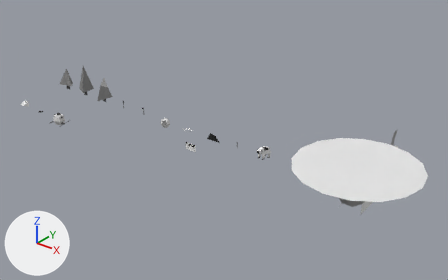
Before and after pictures for a commit that changed the Blender file assets/models.blend.
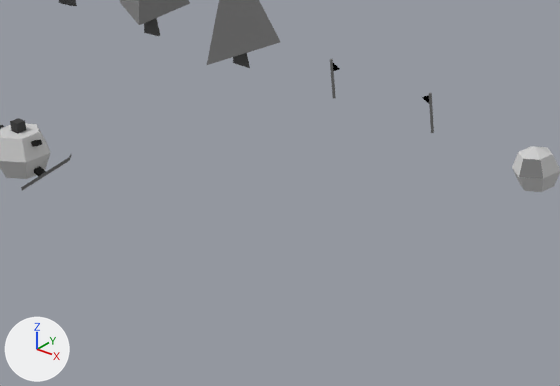
The first picture shows the older version from a 50 mm camera at (182.6, -134.6, 84.7) aimed at (74.5, 0.5, 0.9). The close-ups show both versions on the part from 12% to 38% of the width and 31% to 60% of the height of that picture; other places that the commit changed are outside them. The axes (+X, +Y, +Z) are drawn at lower left. The lights are the same throughout.

Names of what the first close-up shows: 'snowball', 'snowball_player', 'tree0', 'tree_snow'.
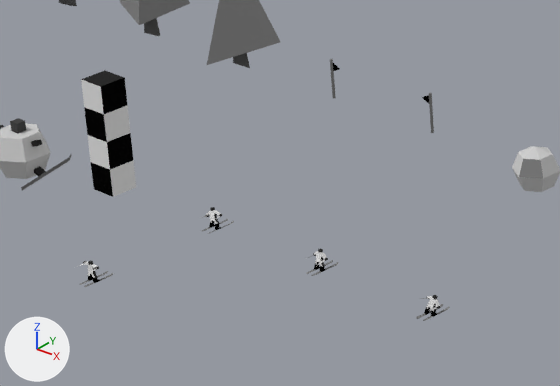
Changed parts and their boxes (x1, y1, x2, y2) in the close-ups (560 x 386 px):
'start', added: after (81, 70, 136, 197)
    faces in mat_red_paint (black #070707): (84, 77, 133, 197)
    faces in mat_white_paint (white #e7e7e7): (81, 79, 136, 197)
    faces in mat_shades (black #2c2c2c): (82, 70, 124, 87)
'skier_right', added: after (416, 295, 450, 321)
'skier', added: after (305, 249, 338, 276)
'skier_tpose', added: after (79, 260, 113, 287)
'skier_left', added: after (200, 207, 234, 234)

The change, as a diff of the scene's bpy script:
```diff
--- a/assets/models.blend.py
+++ b/assets/models.blend.py
@@ ob_skier_tpose @@
+ob_skier_tpose = bpy.data.objects.new('skier_tpose', me_cube_011)  # 88 vertices, 72 faces; spans x -1.33..1.33, y -1.7..2.79, z 0.0..2.75; in mat_nose (black #3a3a3a), mat_invisible (white #e7e7e7), mat_cow (white #e7e7e7), mat_red_paint (black #000000), mat_nose (black #3a3a3a), mat_ski (grey #7a7a7a)
+ob_skier_tpose.location = (40.0, -30.0, 0.0)
+ob_skier_tpose.scale = (0.5, 0.5, 0.5)
@@ ob_skier_right @@
+ob_skier_right = bpy.data.objects.new('skier_right', me_cube_015)  # 88 vertices, 80 faces; spans x -1.57..1.5, y -1.7..2.79, z -0.1..2.72; in mat_nose (black #3a3a3a), mat_invisible (white #e7e7e7), mat_cow (white #e7e7e7), mat_red_paint (black #000000), mat_nose (black #3a3a3a), mat_ski (grey #7a7a7a)
+ob_skier_right.location = (60.0, -20.0, 0.0)
+ob_skier_right.scale = (0.5, 0.5, 0.5)
@@ ob_skier @@
+ob_skier = bpy.data.objects.new('skier', me_cube_012)  # 88 vertices, 80 faces; spans x -1.53..1.29, y -1.7..2.79, z 0.0..2.79; in mat_nose (black #3a3a3a), mat_invisible (white #e7e7e7), mat_cow (white #e7e7e7), mat_red_paint (black #000000), mat_nose (black #3a3a3a), mat_ski (grey #7a7a7a)
+ob_skier.location = (50.0, -20.0, 0.0)
+ob_skier.scale = (0.5, 0.5, 0.5)
@@ ob_skier_left @@
+ob_skier_left = bpy.data.objects.new('skier_left', me_cube_010)  # 88 vertices, 78 faces; spans x -1.5..1.57, y -1.7..2.79, z -0.07..2.72; in mat_nose (black #3a3a3a), mat_invisible (white #e7e7e7), mat_cow (white #e7e7e7), mat_red_paint (black #000000), mat_nose (black #3a3a3a), mat_ski (grey #7a7a7a)
+ob_skier_left.location = (40.0, -20.0, 0.0)
+ob_skier_left.scale = (0.5, 0.5, 0.5)
@@ ob_start @@
+ob_start = bpy.data.objects.new('start', me_cube_009)  # 20 vertices, 17 faces; spans x -1.0..1.0, y -1.0..1.0, z 0.0..8.0; in mat_red_paint (black #000000), mat_white_paint (white #e7e7e7), mat_shades (black #2c2c2c)
+ob_start.location = (30.0, -20.0, 0.0)
```
